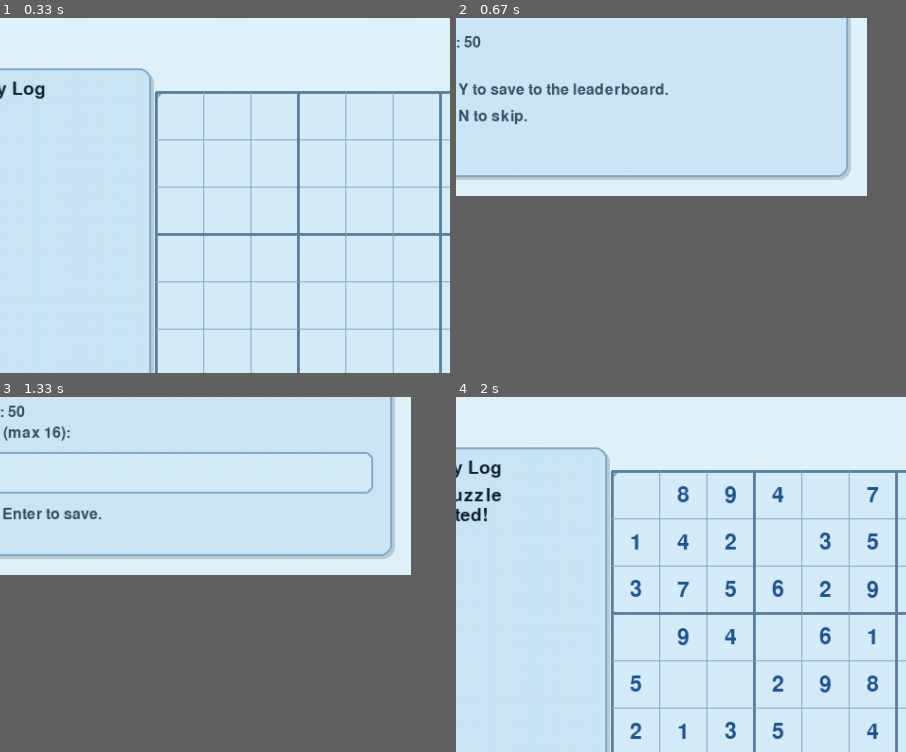
Above: before the commit, frames 1-4 (two rows, left to right).
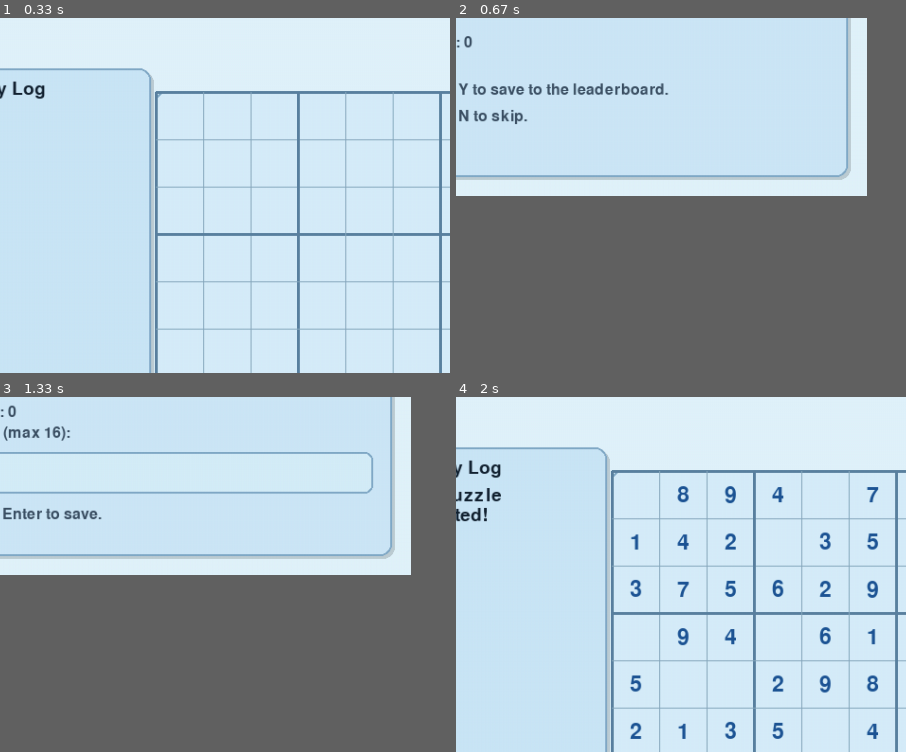
Above: after the commit, the same moments.

Repository: niko78900/pygame-sudoku
Game: pygame game, started from Python_Sudoku.py
Same seed, same stepped clock (60 frames per second), same inputs: the game is played once before the commit and once after it.
Inputs:
- Up to frame 1 (0.33 s): no input
- Up to frame 2 (0.67 s): tap S at 0.33 s
- Up to frame 3 (1.33 s): tap Enter at 0.67 s; type "ann" at 1 s
- Up to frame 4 (2 s): tap Enter at 1.33 s; click "Medium" at 1.6 s; click "Easy" at 1.93 s
The pictures show only the part of the screen within x 9-59%, y 10-60%; the shares and areas given below are measured in that part.

Frame 1 is identical in both runs. In frame 2, less than 0.1% of the frame differs, in the area x 1-6%, y 5-9%; in frame 3, less than 0.1%; in frame 4, nothing differs.

Commit message:
removed bug where user gets +50 score points if solver is used

Diff:
--- a/main.py
+++ b/main.py
@@ -37,6 +37,7 @@
     placement_count = 0
     score = 0
     last_cleared_values = {}
+    solver_used = False
     console_messages = []
     win_condition = False
 
@@ -68,6 +69,7 @@
                     placement_count = 0
                     score = 0
                     last_cleared_values.clear()
+                    solver_used = False
                     selected_cell = None
                 elif buttons["medium"].collidepoint(mouse_pos):
                     console_messages.clear()
@@ -80,6 +82,7 @@
                     placement_count = 0
                     score = 0
                     last_cleared_values.clear()
+                    solver_used = False
                     selected_cell = None
                 elif buttons["hard"].collidepoint(mouse_pos):
                     console_messages.clear()
@@ -92,8 +95,10 @@
                     placement_count = 0
                     score = 0
                     last_cleared_values.clear()
+                    solver_used = False
                     selected_cell = None
                 elif buttons["solve"].collidepoint(mouse_pos):
+                    solver_used = True
                     if board.solve():
                         ui.log_message(console_messages, "Sudoku solved using solver!")
                     else:
@@ -181,6 +186,7 @@
                         ui.log_message(console_messages, "Cell is locked.")
 
                 if event.key == pygame.K_s:
+                    solver_used = True
                     if board.solve():
                         ui.log_message(console_messages, "Sudoku solved using solver!")
                     else:
@@ -193,8 +199,9 @@
 
         if not win_condition and board.check_win():
             win_condition = True
-            score += 50
-            ui.log_message(console_messages, "Completion bonus: +50 pts.")
+            if not solver_used:
+                score += 50
+                ui.log_message(console_messages, "Completion bonus: +50 pts.")
             ui.log_message(console_messages, f"Total moves made: {move_count}")
             ui.log_message(console_messages, "Sudoku!")
             ui.log_message(console_messages, "You've completed the")
